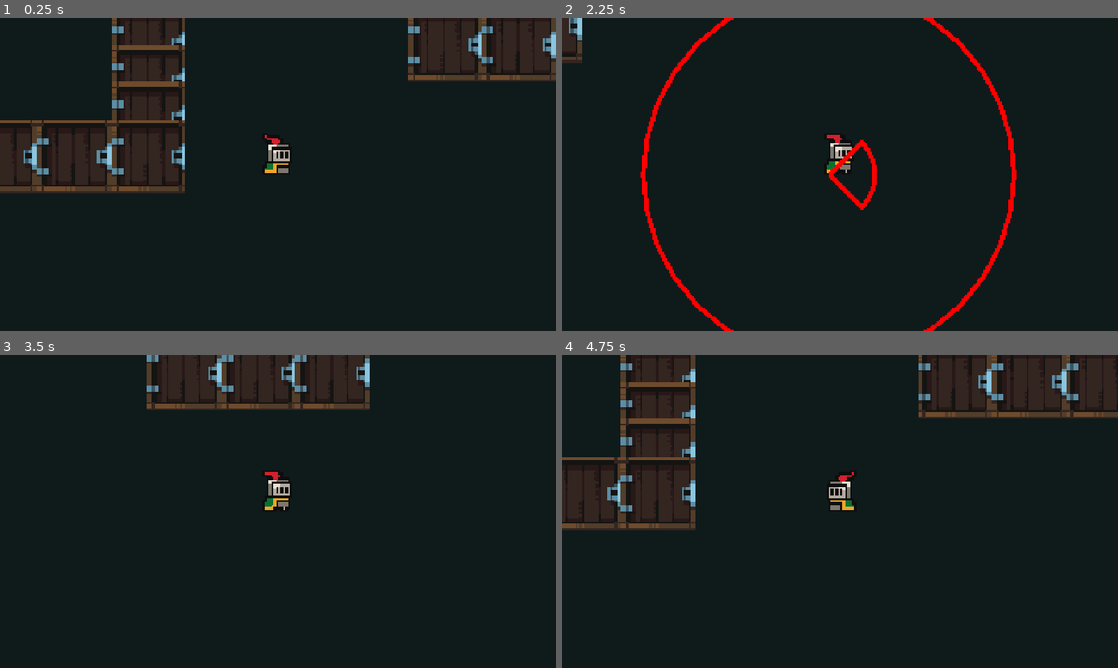
Above: before the commit, frames 1-4 (two rows, left to right).
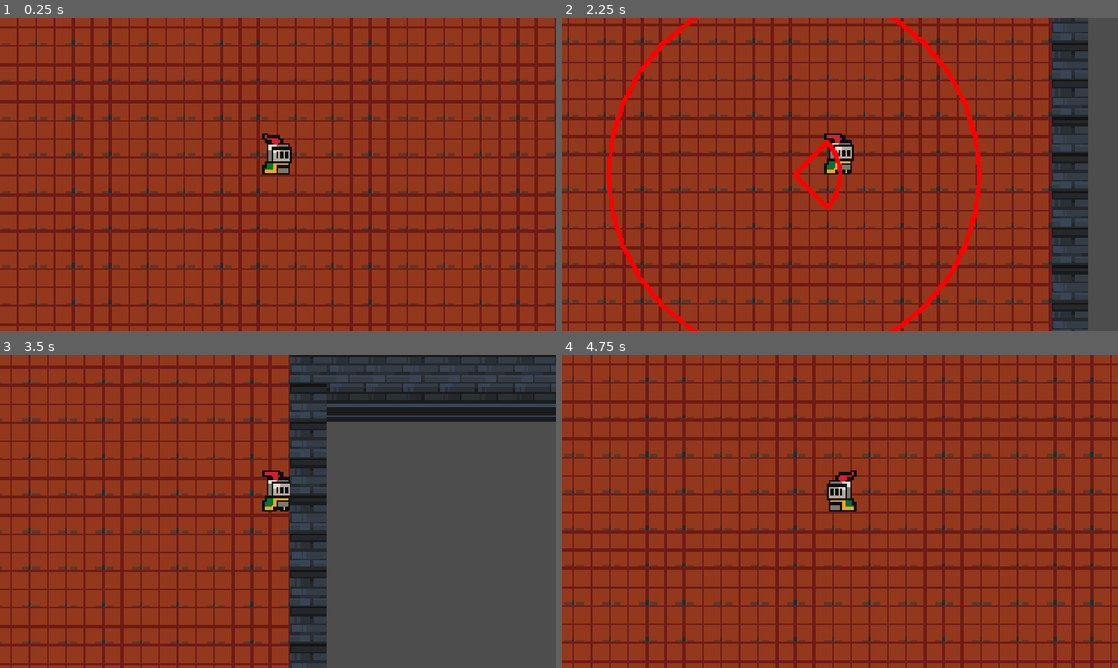
Above: after the commit, the same moments.

Repository: Leony-Liu/LW_game_development
Game: Godot game, scene res://Scene/DungeonScene/Scenes/MapScene.tscn
The game is run twice, just before and just after one commit, with the same random seed, the same clock (stepped at 60 frames per second) and the same inputs.
Inputs:
- Up to frame 1 (0.25 s): no input
- Up to frame 2 (2.25 s): hold D (Right) 0.53-1.28 s; tap F (Attack) at 0.6, 2.1 s; hold S (Down) 1.28-2.03 s; tap Space (block_key) at 1.35 s; hold D (Right) from 2.03 s (still down)
- Up to frame 3 (3.5 s): release D (Right) at 2.78 s; hold W (Up) from 2.78 s (still down); tap Space (block_key) at 2.85 s
- Up to frame 4 (4.75 s): release W (Up) at 3.53 s; hold A (Left) from 3.53 s (still down); tap F (Attack) at 3.6 s; tap Space (block_key) at 4.35 s

The runs differ from the first frame. In frame 1, 99% of the frame differs, in the area x 0-100%, y 0-100%; in frame 2, 96%; in frame 3, 93%; in frame 4, 99%.

Commit message:
房间分类方法需优化：有不对号bug

Diff:
--- a/DataBase/DungeonDataBase/RoomType_and_Weight data.csv
+++ b/DataBase/DungeonDataBase/RoomType_and_Weight data.csv
@@ -1,5 +1,5 @@
 ID,RoomType,RoomWeight,TypeName
 001,0,0,START
-002,1,5,BOSS
+002,1,0,BOSS
 003,2,50,NORMAL
 004,3,30,TAMP
--- a/Scene/DungeonScene/DataBase/ResourseData/Map_data.tres
+++ b/Scene/DungeonScene/DataBase/ResourseData/Map_data.tres
@@ -4,10 +4,10 @@
 
 [resource]
 script = ExtResource("1_ydalu")
-MapSize = Vector2i(150, 150)
+MapSize = Vector2i(200, 200)
 MinSpliteSize = 70
 MinRoomSize = 30
 RoomPadding = 10
 CorridorHeight = 2
-SplitDepth = 1
+SplitDepth = 3
 metadata/_custom_type_script = "uid://somspqa4al1y"
--- a/Scene/DungeonScene/Script/BSPNode.gd
+++ b/Scene/DungeonScene/Script/BSPNode.gd
@@ -6,9 +6,9 @@
 enum  RoomType{
 	NONE = -1,
 	START = 0,
-	NORMAL = 1,
-	TREASURE = 2,
-	BOSS = 3
+	NORMAL = 2,
+	TREASURE = 3,
+	BOSS = 1
 }
 
 signal WorldRoom_change(new_room_occ: Dictionary)
--- a/Scene/DungeonScene/Script/DungeonLogic.gd
+++ b/Scene/DungeonScene/Script/DungeonLogic.gd
@@ -174,18 +174,31 @@
 
 #分配房间类型
 func set_room_type():
+	var to_be_distributed:Array[BSPNode] = []
+	for node in leaf_node:
+		to_be_distributed.append(node)
 	#房间列表随机一个出生点
-	var start_node = pick_random_with_seed(leaf_node, mySeed)
+	var start_node = pick_random_with_seed(to_be_distributed, mySeed)
 	start_node.room_type = 0
 	start_node.room_type_name = BSPNode.RoomType.find_key(start_node.room_type)
-	print(start_node.room_type)
-
-	for node in leaf_node:
+	to_be_distributed.erase(start_node)
+
+	print(start_node.room_type_name)
+
+	var boss_node = pick_random_with_seed(to_be_distributed, mySeed)
+	boss_node.room_type = 1
+	boss_node.room_type_name = BSPNode.RoomType.find_key(boss_node.room_type)
+	to_be_distributed.erase(boss_node)
+	print(boss_node.room_type_name)
+	print(to_be_distributed)
+
+	for node in to_be_distributed:
 		if node == start_node:
 			continue
 		node.room_type = room_data_manager.get_random_room_type()
 		node.room_type_name = BSPNode.RoomType.find_key(node.room_type)
 		room_data_manager.into_room_config(node)
+		to_be_distributed.erase(node)
 
 	print("地牢生成逻辑：已分配房间类型")
 
--- a/Scene/DungeonScene/Script/Floors.gd
+++ b/Scene/DungeonScene/Script/Floors.gd
@@ -21,6 +21,7 @@
 		var floor_seed = rng.randi()
 
 		var manager = new_dungeon.get_node("TotalityManager")
+		manager.Floor = i
 		manager.setup_and_generate(floor_seed)
 
 		if i == 0:
--- a/Scene/DungeonScene/Script/Manager/RoomDataManager.gd
+++ b/Scene/DungeonScene/Script/Manager/RoomDataManager.gd
@@ -36,7 +36,7 @@
 		}
 
 		room_types.append(room_data)
-	print("房间数据管理器：已获取房间数据")
+	print("房间数据管理器：已获取房间数据", room_types)
 
 #给房间分类
 func get_random_room_type():
--- a/Scene/DungeonScene/Script/Manager/TotalityManager.gd
+++ b/Scene/DungeonScene/Script/Manager/TotalityManager.gd
@@ -2,6 +2,7 @@
 class_name totality_manager
 
 @export var MAP_DATA = Resource
+@export var Floor: int
 @export var Wall_scene: PackedScene
 
 @export var dungeon_logic: DungeonLogic
@@ -12,7 +13,6 @@
 @export var map_information: MapInfo
 
 @export var test_tilemap: TileMapLayer
-
 
 var World_obstacle: Dictionary = {}
 var World_wall: Dictionary = {}
--- a/Scene/DungeonScene/Script/map_information.gd
+++ b/Scene/DungeonScene/Script/map_information.gd
@@ -1,6 +1,7 @@
 class_name MapInfo
 extends Node
 
+@export var floor: int
 @export var map_manager: Node2D
 var basic_tilemap: TileMapLayer
 var obstacle_cell: Dictionary
--- a/Scene/Enemy_Dungeon_Scene/Script/State/chase_state.gd
+++ b/Scene/Enemy_Dungeon_Scene/Script/State/chase_state.gd
@@ -14,14 +14,14 @@
 	var target = enemy.player_target
 	if not target:
 		lost_target_timer += delta
-		if lost_target_timer > 0.5:
+		if lost_target_timer > 0.08:
 			print("怪物没有发现玩家")
 			machine.change_state("patrol")
 		return
 
 	lost_target_timer = 0.0
 	update_path_timer += delta
-	if update_path_timer > 0.02:
+	if update_path_timer > 0.5:
 		enemy.movement.set_target(target.global_position)
 		enemy.anima_play("walk")
 		print("怪物追击玩家")
--- a/Scene/Enemy_Dungeon_Scene/Script/State/patrol_state.gd
+++ b/Scene/Enemy_Dungeon_Scene/Script/State/patrol_state.gd
@@ -19,6 +19,8 @@
 	enemy.movement.move_to(delat)
 	if enemy.movement.path_index >= enemy.movement.current_path.size():
 		machine.change_state("idle")
+	if enemy.get_detected_player():
+		machine.change_state("chase")
 	pass
 
 
--- a/Scene/Player_Dungeon_Scene/Scripts/player.gd
+++ b/Scene/Player_Dungeon_Scene/Scripts/player.gd
@@ -3,7 +3,7 @@
 signal Direction_change(new_direction: Vector2)
 @onready var animated_sprite: AnimatedSprite2D = $AnimatedSprite2D
 
-@export var SPEED = 75
+@export var SPEED = 300
 @export var last_direction: Vector2
 
 func _physics_process(delta: float) -> void:
